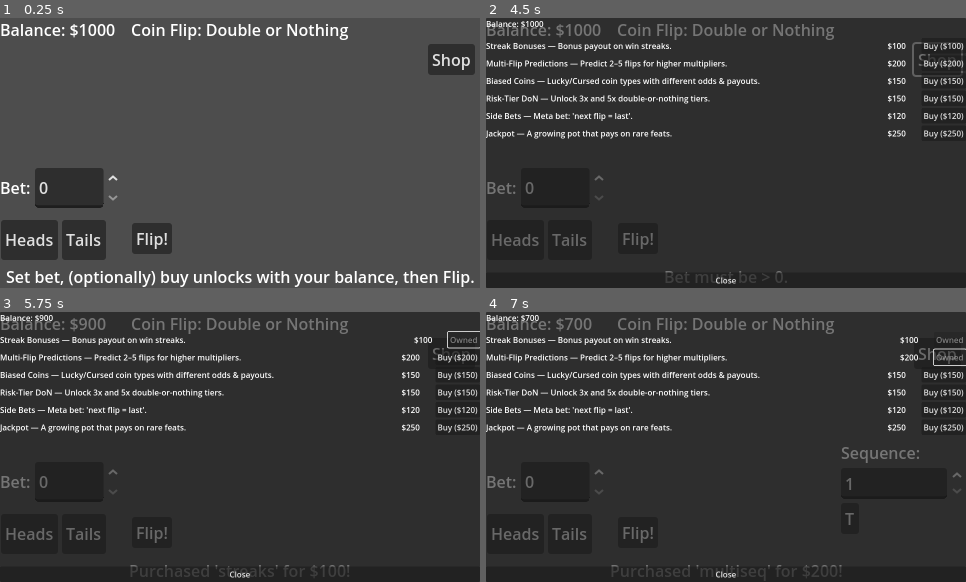
Above: before the commit, frames 1-4 (two rows, left to right).
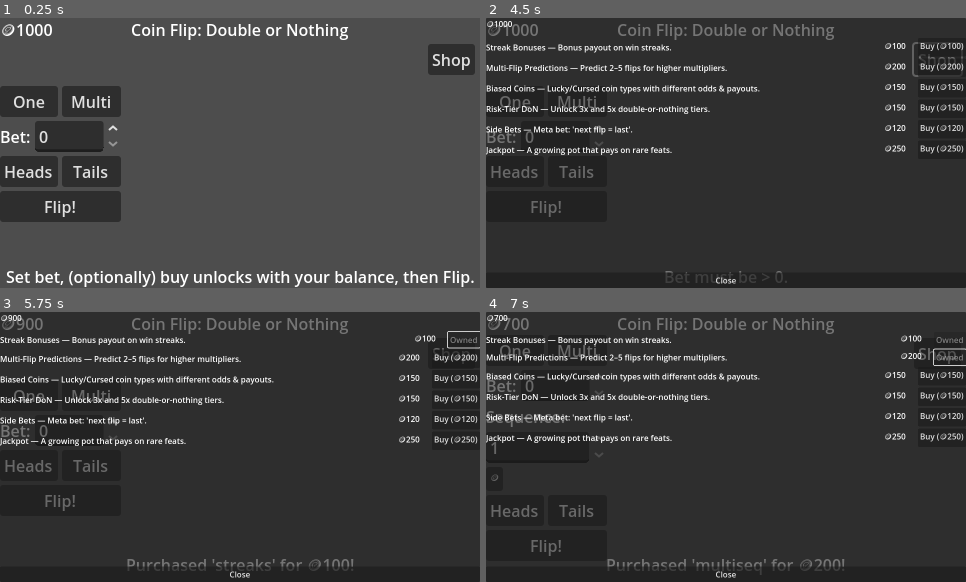
Above: after the commit, the same moments.

Repository: A-coder152/siege-coin-game
Game: Godot game, scene res://scenes/main.tscn
Two runs of this game, one before a commit and one after it. Both use one fixed random seed, a clock stepped at 60 frames per second and the inputs below.
Inputs (mouse positions are in pixels of both pictures, inside the frame that each line leads up to):
- Up to frame 1 (0.25 s): no input
- Up to frame 2 (4.5 s): click "Heads" at 0.5 s; click (514, 101) at 1.25 s, where only the run after the commit has a clickable "One"; click "Tails" at 2 s; click (577, 101) at 2.75 s, where only the run after the commit has a clickable "Multi"; click "Flip!" at 3.5 s; click "Shop" at 4.25 s
- Up to frame 3 (5.75 s): click (456, 339) at 5 s, where only the run before the commit has a clickable "Buy ($100)"
- Up to frame 4 (7 s): click (942, 357) at 5.75 s, where only the run before the commit has a clickable "Buy ($200)"; click "T" (after the commit: "🪙") at 6.5 s

The runs differ from the first frame. In frame 1, 13% of the frame differs, in the area x 0-36%, y 2-90%; in frame 2, 10%; in frame 3, 9.4%; in frame 4, 8.5%.

Commit message:
siege coin, bet modal in progress

Diff:
--- a/scenes/main.tscn
+++ b/scenes/main.tscn
@@ -1,6 +1,8 @@
-[gd_scene load_steps=2 format=3 uid="uid://mtymjpquybb2"]
+[gd_scene load_steps=3 format=3 uid="uid://mtymjpquybb2"]
 
 [ext_resource type="Script" uid="uid://b80jol3mo4x8m" path="res://scripts/main.gd" id="1_o5qli"]
+
+[sub_resource type="Theme" id="Theme_o5qli"]
 
 [node name="Root" type="Control"]
 layout_mode = 3
@@ -28,45 +30,103 @@
 offset_bottom = 23.0
 text = "Balance: $1000"
 
-[node name="BetRow" type="HBoxContainer" parent="."]
+[node name="BetModal" type="VBoxContainer" parent="."]
 layout_mode = 1
 anchors_preset = 4
 anchor_top = 0.5
 anchor_bottom = 0.5
-offset_top = 15.0
+offset_top = -104.0
 offset_right = 121.0
-offset_bottom = 55.0
-grow_vertical = 2
-
-[node name="BetLabel" type="Label" parent="BetRow"]
+offset_bottom = 106.0
+grow_vertical = 2
+alignment = 1
+
+[node name="ChoiceRow" type="HBoxContainer" parent="BetModal"]
+layout_mode = 2
+
+[node name="OneBtn" type="Button" parent="BetModal/ChoiceRow"]
+layout_mode = 2
+size_flags_horizontal = 3
+text = "One"
+
+[node name="MultiBtn" type="Button" parent="BetModal/ChoiceRow"]
+layout_mode = 2
+size_flags_horizontal = 3
+text = "Multi"
+
+[node name="BetRow" type="HBoxContainer" parent="BetModal"]
+layout_mode = 2
+
+[node name="BetLabel" type="Label" parent="BetModal/BetRow"]
 layout_mode = 2
 text = "Bet:"
 
-[node name="Bet" type="SpinBox" parent="BetRow"]
-layout_mode = 2
+[node name="Bet" type="SpinBox" parent="BetModal/BetRow"]
+layout_mode = 2
+theme = SubResource("Theme_o5qli")
 max_value = 100000.0
 
-[node name="PickRow" type="HBoxContainer" parent="."]
-layout_mode = 0
-offset_left = 1.0
-offset_top = 202.0
-offset_right = 106.0
-offset_bottom = 242.0
-
-[node name="PickHeads" type="Button" parent="PickRow"]
-layout_mode = 2
+[node name="SeqRow" type="VBoxContainer" parent="BetModal"]
+layout_mode = 2
+
+[node name="SeqLabel" type="Label" parent="BetModal/SeqRow"]
+layout_mode = 2
+text = "Sequence:"
+
+[node name="SeqLen" type="SpinBox" parent="BetModal/SeqRow"]
+layout_mode = 2
+min_value = 1.0
+max_value = 5.0
+value = 1.0
+
+[node name="Choices" type="HBoxContainer" parent="BetModal/SeqRow"]
+layout_mode = 2
+
+[node name="Choice0" type="Button" parent="BetModal/SeqRow/Choices"]
+layout_mode = 2
+theme_override_font_sizes/font_size = 9
+icon_alignment = 1
+expand_icon = true
+
+[node name="Choice1" type="Button" parent="BetModal/SeqRow/Choices"]
+layout_mode = 2
+theme_override_font_sizes/font_size = 9
+icon_alignment = 1
+expand_icon = true
+
+[node name="Choice2" type="Button" parent="BetModal/SeqRow/Choices"]
+layout_mode = 2
+theme_override_font_sizes/font_size = 9
+icon_alignment = 1
+expand_icon = true
+
+[node name="Choice3" type="Button" parent="BetModal/SeqRow/Choices"]
+layout_mode = 2
+theme_override_font_sizes/font_size = 9
+icon_alignment = 1
+expand_icon = true
+
+[node name="Choice4" type="Button" parent="BetModal/SeqRow/Choices"]
+layout_mode = 2
+theme_override_font_sizes/font_size = 9
+icon_alignment = 1
+expand_icon = true
+
+[node name="PickRow" type="HBoxContainer" parent="BetModal"]
+layout_mode = 2
+
+[node name="PickHeads" type="Button" parent="BetModal/PickRow"]
+layout_mode = 2
+size_flags_horizontal = 3
 text = "Heads"
 
-[node name="PickTails" type="Button" parent="PickRow"]
-layout_mode = 2
+[node name="PickTails" type="Button" parent="BetModal/PickRow"]
+layout_mode = 2
+size_flags_horizontal = 3
 text = "Tails"
 
-[node name="FlipBtn" type="Button" parent="."]
-layout_mode = 0
-offset_left = 132.0
-offset_top = 205.0
-offset_right = 172.0
-offset_bottom = 236.0
+[node name="FlipBtn" type="Button" parent="BetModal"]
+layout_mode = 2
 text = "Flip!"
 
 [node name="RiskRow" type="HBoxContainer" parent="."]
@@ -142,54 +202,18 @@
 grow_horizontal = 0
 text = "Jackpot: $0"
 
-[node name="SeqRow" type="VBoxContainer" parent="."]
+[node name="CoinRow" type="HBoxContainer" parent="."]
 layout_mode = 1
 anchors_preset = 3
 anchor_left = 1.0
 anchor_top = 1.0
 anchor_right = 1.0
 anchor_bottom = 1.0
-offset_left = -125.0
-offset_top = -118.0
-offset_right = -1.0
-offset_bottom = -48.0
+offset_left = -80.0
+offset_top = -96.0
+offset_bottom = -56.0
 grow_horizontal = 0
 grow_vertical = 0
-
-[node name="SeqLabel" type="Label" parent="SeqRow"]
-layout_mode = 2
-text = "Sequence:"
-
-[node name="SeqLen" type="SpinBox" parent="SeqRow"]
-layout_mode = 2
-min_value = 1.0
-max_value = 5.0
-value = 1.0
-
-[node name="Choices" type="HBoxContainer" parent="SeqRow"]
-layout_mode = 2
-
-[node name="Choice0" type="Button" parent="SeqRow/Choices"]
-layout_mode = 2
-
-[node name="Choice1" type="Button" parent="SeqRow/Choices"]
-layout_mode = 2
-
-[node name="Choice2" type="Button" parent="SeqRow/Choices"]
-layout_mode = 2
-
-[node name="Choice3" type="Button" parent="SeqRow/Choices"]
-layout_mode = 2
-
-[node name="Choice4" type="Button" parent="SeqRow/Choices"]
-layout_mode = 2
-
-[node name="CoinRow" type="HBoxContainer" parent="."]
-layout_mode = 0
-offset_left = 1.0
-offset_top = 98.0
-offset_right = 81.0
-offset_bottom = 138.0
 
 [node name="CoinLabel" type="Label" parent="CoinRow"]
 layout_mode = 2
@@ -209,7 +233,7 @@
 offset_bottom = 58.0
 grow_horizontal = 2
 
-[node name="SameSideAsLast" type="CheckBox" parent="SideRow"]
+[node name="SideSameAsLast" type="CheckButton" parent="SideRow"]
 layout_mode = 2
 text = "Side Bet: next flip = last"
 
--- a/scripts/main.gd
+++ b/scripts/main.gd
@@ -56,16 +56,16 @@
 @onready var lbl_result: Label           = $Result
 @onready var lbl_jackpot: Label          = get_node_or_null("Jackpot")
 
-@onready var spin_bet: SpinBox           = $BetRow/Bet
-@onready var btn_flip: Button            = $FlipBtn
+@onready var spin_bet: SpinBox           = $BetModal/BetRow/Bet
+@onready var btn_flip: Button            = $BetModal/FlipBtn
 @onready var flip_bar: ProgressBar       = get_node_or_null("FlipBar")
 
-@onready var btn_heads: Button           = get_node_or_null("PickRow/PickHeads")
-@onready var btn_tails: Button           = get_node_or_null("PickRow/PickTails")
-
-@onready var row_seq: Control            = get_node_or_null("SeqRow")
-@onready var spin_seq_len: SpinBox       = get_node_or_null("SeqRow/SeqLen")
-@onready var choices_root: Node          = get_node_or_null("SeqRow/Choices")
+@onready var btn_heads: Button           = get_node_or_null("BetModal/PickRow/PickHeads")
+@onready var btn_tails: Button           = get_node_or_null("BetModal/PickRow/PickTails")
+
+@onready var row_seq: Control            = get_node_or_null("BetModal/SeqRow")
+@onready var spin_seq_len: SpinBox       = get_node_or_null("BetModal/SeqRow/SeqLen")
+@onready var choices_root: Node          = get_node_or_null("BetModal/SeqRow/Choices")
 
 @onready var row_coin: Control           = get_node_or_null("CoinRow")
 @onready var opt_coin: OptionButton      = get_node_or_null("CoinRow/CoinType")
@@ -161,7 +161,7 @@
 		row.add_child(name_label)
 
 		var price_label := Label.new()
-		price_label.text = "$%d" % item.price
+		price_label.text = "🪙%d" % item.price
 		price_label.custom_minimum_size = Vector2(60, 0)
 		row.add_child(price_label)
 
@@ -183,7 +183,7 @@
 			b.text = "Owned"
 			b.disabled = true
 		else:
-			b.text = "Buy ($%d)" % price
+			b.text = "Buy (🪙%d)" % price
 			b.disabled = balance < price
 
 func _set_shop_visible(v: bool) -> void:
@@ -208,7 +208,7 @@
 	_update_funds_labels()
 	_save_progress()
 	if lbl_result:
-		lbl_result.text = "Purchased '%s' for $%d!" % [id, price]
+		lbl_result.text = "Purchased '%s' for 🪙%d!" % [id, price]
 
 # ----------------- UNLOCK GATING -----------------
 func _apply_unlocks_update_ui() -> void:
@@ -241,7 +241,7 @@
 # ----------------- LABEL UPDATES -----------------
 func _update_balance() -> void:
 	if lbl_balance:
-		lbl_balance.text = "Balance: $" + str(balance)
+		lbl_balance.text = "🪙" + str(balance)
 	# Keep shop buttons accurate if shop is open
 	if shop_panel and shop_panel.visible:
 		_refresh_shop_buttons()
@@ -249,11 +249,11 @@
 
 func _update_funds_labels() -> void:
 	if lbl_funds_shop:
-		lbl_funds_shop.text = "Balance: $" + str(balance)
+		lbl_funds_shop.text = "🪙" + str(balance)
 
 func _update_jackpot() -> void:
 	if lbl_jackpot:
-		lbl_jackpot.text = "Jackpot: $" + str(jackpot)
+		lbl_jackpot.text = "Jackpot: 🪙" + str(jackpot)
 
 # ----------------- BUTTONS & CORE FLOW -----------------
 func _on_seq_len_changed(v: int) -> void:
@@ -275,6 +275,7 @@
 		return
 
 	# Side bet (only if unlocked)
+
 	var side_on = unlocks["side"] and chk_side_same and chk_side_same.button_pressed
 	var side_amt := (int(spin_side_amt.value) if (unlocks["side"] and spin_side_amt) else 0)
 	var total_required := current_bet + (side_amt if side_on else 0)
@@ -333,9 +334,9 @@
 		if hit:
 			var side_payout := int(round(side_amt * SIDE_MULT))
 			balance += side_payout
-			side_msg = "  (Side bet hit +$%d)" % side_payout
+			side_msg = "  (Side bet hit +🪙%d)" % side_payout
 		else:
-			side_msg = "  (Side bet lost -$%d)" % side_amt
+			side_msg = "  (Side bet lost -🪙%d)" % side_amt
 		_update_balance()
 	elif side_on and last_outcome == "":
 		side_msg = "  (Side bet skipped: no last flip)"
@@ -344,7 +345,7 @@
 
 	if won:
 		win_streak += 1
-		lbl_result.text = "Outcome: %s — You WON $%d! Double or Cash Out?%s" % [
+		lbl_result.text = "Outcome: %s — You WON 🪙%d! Double or Cash Out?%s" % [
 			_seq_to_text(outcomes), pending_winnings, side_msg
 		]
 		# Jackpot payouts (only if unlocked)
@@ -360,7 +361,7 @@
 	else:
 		# Lose base bet
 		_update_balance()
-		lbl_result.text = "Outcome: %s — You LOST $%d.%s" % [
+		lbl_result.text = "Outcome: %s — You LOST 🪙%d.%s" % [
 			_seq_to_text(outcomes), current_bet, side_msg
 		]
 		win_streak = 0
@@ -375,7 +376,7 @@
 		return
 	balance += pending_winnings
 	_update_balance()
-	lbl_result.text = "Banked $%d. Streak reset." % pending_winnings
+	lbl_result.text = "Banked 🪙%d. Streak reset." % pending_winnings
 	pending_winnings = 0
 	row_risk.visible = false
 	state = GameState.READY
@@ -400,7 +401,7 @@
 	if hit:
 		pending_winnings = int(round(pending_winnings * mult))
 		don_streak += 1
-		lbl_result.text = "Success! Winnings now $%d. Double again or Cash Out?" % pending_winnings
+		lbl_result.text = "Success! Winnings now 🪙%d. Double again or Cash Out?" % pending_winnings
 
 		# Jackpot for huge DoN streaks (only if unlocked)
 		if unlocks["jackpot"] and don_streak >= 10 and jackpot > 0:
@@ -413,7 +414,7 @@
 		row_risk.visible = true
 		state = GameState.DOUBLE_DECISION
 	else:
-		lbl_result.text = "Busted! You lost the $%d pot." % pending_winnings
+		lbl_result.text = "Busted! You lost the 🪙%d pot." % pending_winnings
 		pending_winnings = 0
 		don_streak = 0
 		state = GameState.READY
@@ -471,7 +472,8 @@
 			var b: Button = c
 			b.visible = i < L
 			if i < L:
-				b.text = "H" if predicted_seq[i] == "heads" else "T"
+				b.text = "	   " if predicted_seq[i] == "heads" else "🪙"
+				b.icon = preload("res://images/siegecoin.png") if predicted_seq[i] == "heads" else null
 			i += 1
 
 func _ensure_choice_buttons() -> void:
Binary file added: images/siegecoin.png
Not shown, added: images/siegecoin.png.import
